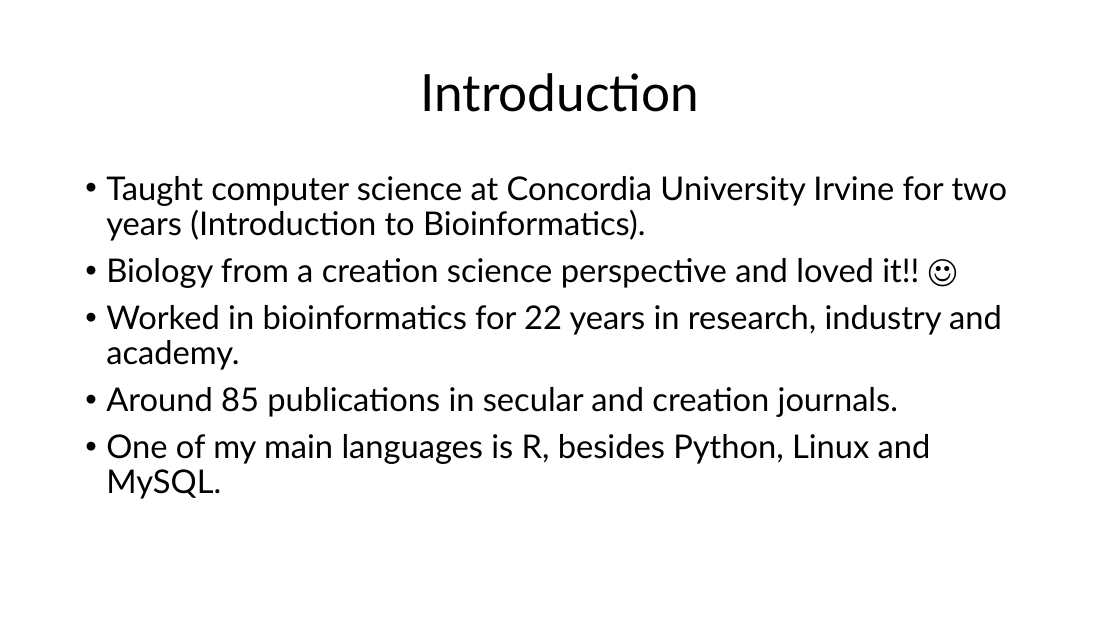
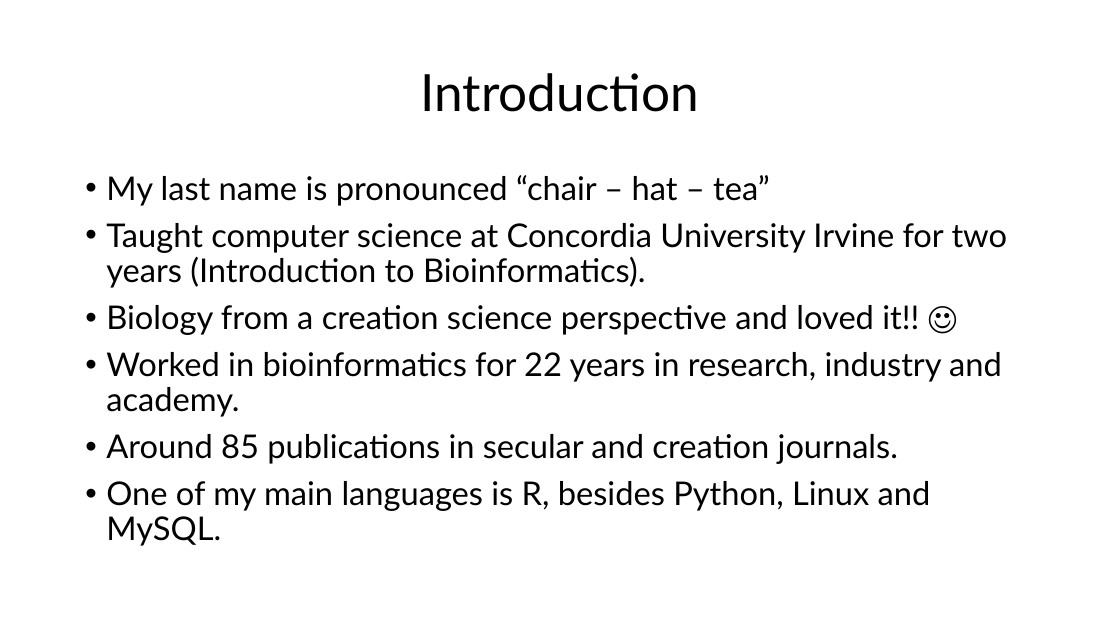
Before and after one commit to csmatyi/crs2025, a slide deck: slide 2 of CRS2025_R_workshop.pptx. Drawn at 1120x630 pixels with LibreOffice and Linux fonts; fonts in the diff are those of the drawing. Boxes give left, top, right and bottom in pixels: in the first picture for what was removed or moved away, otherwise in the second. Text is boxed around its words. In the diff, an @@ line names an element or a change of style, - is before the commit and + after.

```diff
--- a/CRS2025_R_workshop.pptx
+++ b/CRS2025_R_workshop.pptx
@@ text at bbox=[106, 175, 769, 206]: paragraph added @@
+• My last name is pronounced “chair – hat – tea”
```
Also in this commit, not shown: 3 other slides changed.
